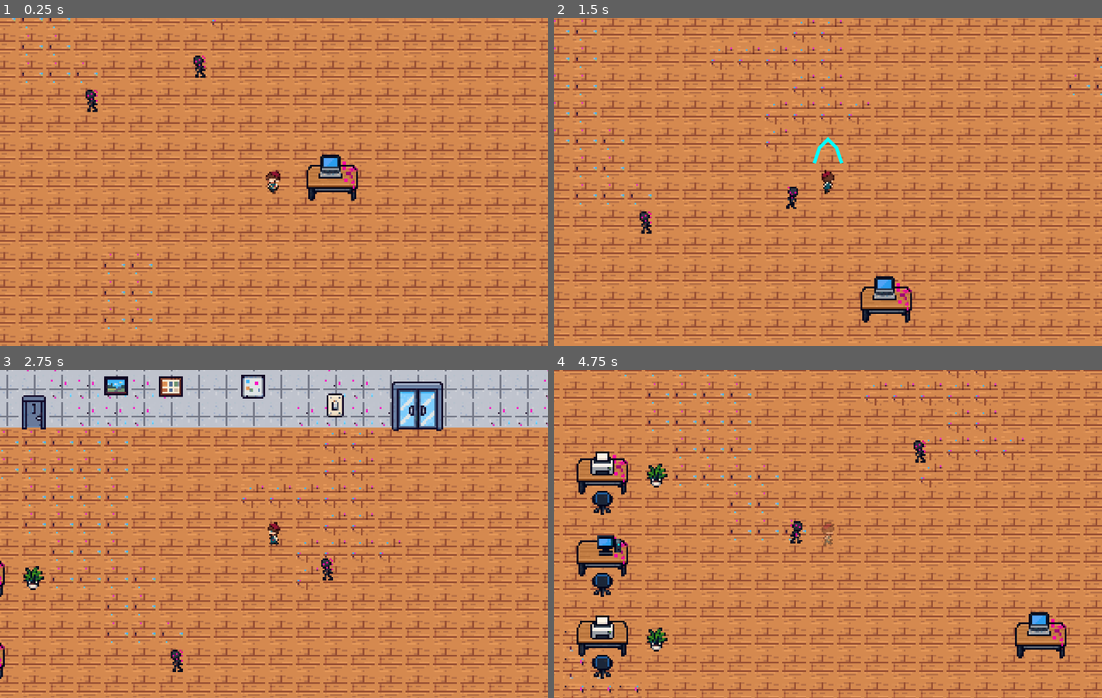
Above: before the commit, frames 1-4 (two rows, left to right).
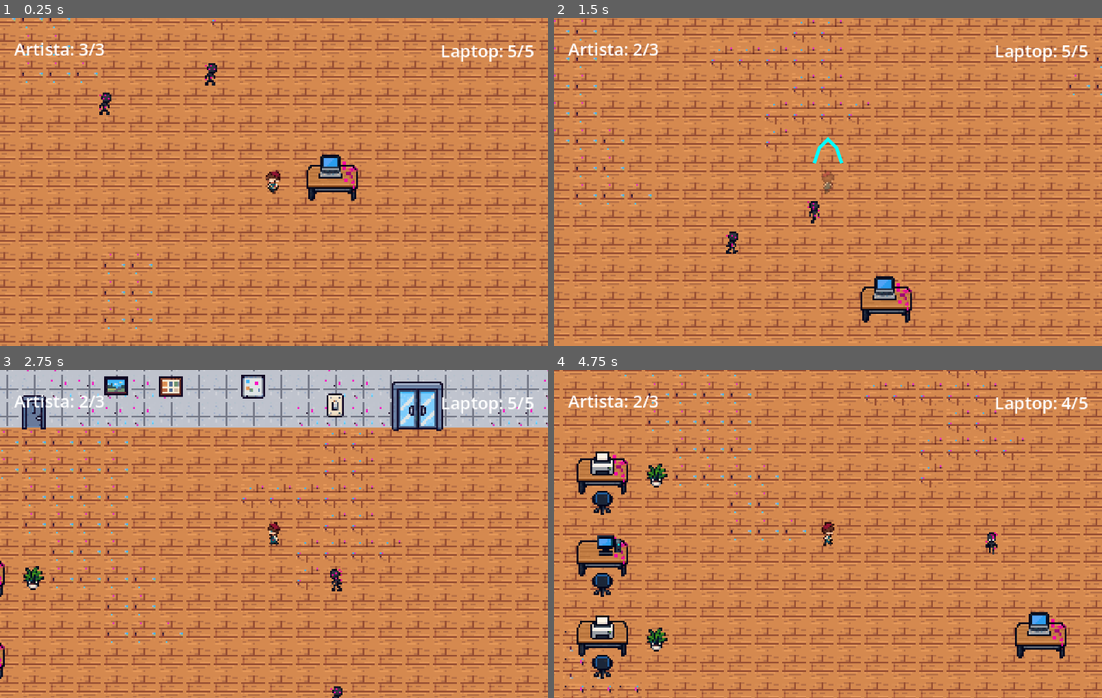
Above: after the commit, the same moments.

Repository: MatheusIoriFacina/Estudio-Pixel-Art-Corrompido
Game: Godot game, scene res://scenes/estudio.tscn
Two runs of this game, one before a commit and one after it. Both use one fixed random seed, a clock stepped at 60 frames per second and the inputs below.
Inputs:
- Up to frame 1 (0.25 s): no input
- Up to frame 2 (1.5 s): hold W (mover_cima) from 0.53 s (still down); tap Space (atacar) at 0.6, 1.35 s
- Up to frame 3 (2.75 s): release W (mover_cima) at 2.03 s; hold A (mover_esquerda) from 2.03 s (still down); tap Space (atacar) at 2.1 s
- Up to frame 4 (4.75 s): tap Space (atacar) at 2.85, 3.6, 4.35 s; release A (mover_esquerda) at 3.53 s; hold S (mover_baixo) 3.53-4.28 s; hold D (mover_direita) from 4.28 s (still down)

The runs differ from the first frame. In frame 1, 1.0% of the frame differs, in the area x 2-98%, y 7-30%; in frame 2, 1.1%, in the area x 2-98%, y 7-72%; in frame 3, 0.9%; in frame 4, 1.0%.

Commit message:
feat: adiciona inimigos e sistema de combate

Diff:
--- a/scenes/estudio.tscn
+++ b/scenes/estudio.tscn
@@ -1,5 +1,6 @@
 [gd_scene format=4 uid="uid://ci8lmol2m88t2"]
 
+[ext_resource type="Script" uid="uid://bpcggry4wk72v" path="res://scripts/estudio.gd" id="1_41w6c"]
 [ext_resource type="Texture2D" uid="uid://ix1e0rj6yn6n" path="res://assets/sprites/cenario.png" id="1_yfq87"]
 [ext_resource type="Texture2D" uid="uid://b8ykvtq06i2wm" path="res://assets/sprites/decoracoes.png" id="2_onkd6"]
 [ext_resource type="PackedScene" uid="uid://bici48or02gig" path="res://scenes/jogador.tscn" id="3_35g32"]
@@ -442,6 +443,7 @@
 
 [node name="Estudio" type="Node2D" unique_id=179109245]
 position = Vector2(0, 48)
+script = ExtResource("1_41w6c")
 
 [node name="Chao" type="TileMapLayer" parent="." unique_id=761759568]
 tile_map_data = PackedByteArray("AAAAAAAABAAAAAAAAAAAAAEABAAAAAAAAAAAAAIABAAAAAAAAAAAAAMABAAAAAAAAAAAAAQABAAAAAAAAAAAAA …(17200 unchanged characters)…
@@ -475,3 +477,31 @@
 
 [node name="Inimigo2" parent="." unique_id=1088361417 instance=ExtResource("5_21lwa")]
 position = Vector2(251, 123)
+
+[node name="HUD" type="CanvasLayer" parent="." unique_id=1445661724]
+
+[node name="VidaArtista" type="Label" parent="HUD" unique_id=203328606]
+offset_left = 8.0
+offset_top = 8.0
+offset_right = 148.0
+offset_bottom = 28.0
+theme_override_font_sizes/font_size = 10
+vertical_alignment = 1
+metadata/_edit_use_anchors_ = true
+
+[node name="VidaLaptop" type="Label" parent="HUD" unique_id=1445544021]
+offset_left = 172.0
+offset_top = 8.0
+offset_right = 312.0
+offset_bottom = 31.0
+theme_override_font_sizes/font_size = 10
+horizontal_alignment = 2
+vertical_alignment = 1
+metadata/_edit_use_anchors_ = true
+
+[node name="Mensagem" type="Label" parent="HUD" unique_id=1102254596]
+offset_right = 320.0
+offset_bottom = 192.0
+horizontal_alignment = 1
+vertical_alignment = 1
+metadata/_edit_use_anchors_ = true
--- a/scenes/laptop.tscn
+++ b/scenes/laptop.tscn
@@ -1,10 +1,38 @@
 [gd_scene format=3 uid="uid://iinwkepvbta1"]
 
+[ext_resource type="Script" uid="uid://u63umbvigkgm" path="res://scripts/laptop.gd" id="1_eqx3o"]
 [ext_resource type="Texture2D" uid="uid://b8ykvtq06i2wm" path="res://assets/sprites/decoracoes.png" id="1_io5yv"]
 
+[sub_resource type="RectangleShape2D" id="RectangleShape2D_e2ube"]
+size = Vector2(40, 40)
+
+[sub_resource type="GDScript" id="GDScript_l0riy"]
+script/source = "extends CollisionShape2D
+
+
+# Called when the node enters the scene tree for the first time.
+func _ready() -> void:
+	pass # Replace with function body.
+
+
+# Called every frame. 'delta' is the elapsed time since the previous frame.
+func _process(delta: float) -> void:
+	pass
+"
+
 [node name="Laptop" type="Node2D" unique_id=982802117]
+script = ExtResource("1_eqx3o")
 
 [node name="Sprite2D" type="Sprite2D" parent="." unique_id=472678711]
 texture = ExtResource("1_io5yv")
 region_enabled = true
 region_rect = Rect2(64, 16, 16, 16)
+
+[node name="AreaDano" type="Area2D" parent="." unique_id=1604597980]
+position = Vector2(0, 8)
+collision_layer = 0
+collision_mask = 8
+
+[node name="CollisionShape2D" type="CollisionShape2D" parent="AreaDano" unique_id=2089160457]
+shape = SubResource("RectangleShape2D_e2ube")
+script = SubResource("GDScript_l0riy")
--- /dev/null
+++ b/scripts/estudio.gd
@@ -0,0 +1,52 @@
+extends Node2D
+
+var acabou: bool = false
+
+@onready var jogador = $Jogador
+@onready var laptop = $Laptop
+
+@onready var texto_artista: Label = $HUD/VidaArtista
+@onready var texto_laptop: Label = $HUD/VidaLaptop
+@onready var mensagem: Label = $HUD/Mensagem
+
+
+func _ready() -> void:
+	jogador.vida_alterada.connect(_atualizar_artista)
+	laptop.vida_alterada.connect(_atualizar_laptop)
+
+	jogador.morreu.connect(
+		_encerrar.bind("VOCÊ MORREU")
+	)
+
+	laptop.destruido.connect(
+		_encerrar.bind("O LAPTOP FOI DESTRUIDO")
+	)
+
+	_atualizar_artista(jogador.vida_atual, jogador.vida_maxima)
+	_atualizar_laptop(laptop.vida_atual, laptop.vida_maxima)
+
+	mensagem.text = ""
+
+
+func _atualizar_artista(atual: int, maxima: int) -> void:
+	texto_artista.text = "Artista: %d/%d" % [atual, maxima]
+
+
+func _atualizar_laptop(atual: int, maxima: int) -> void:
+	texto_laptop.text = "Laptop: %d/%d" % [atual, maxima]
+
+
+func _encerrar(motivo: String) -> void:
+	if acabou:
+		return
+
+	acabou = true
+	jogador.encerrar()
+	get_tree().call_group("inimigos", "encerrar")
+
+	mensagem.text = motivo + "\nPressione CTRL + R para reiniciar."
+
+
+func _unhandled_input(event: InputEvent) -> void:
+	if acabou and event.is_action_pressed("reiniciar"):
+		get_tree().reload_current_scene()
--- /dev/null
+++ b/scripts/laptop.gd
@@ -0,0 +1,34 @@
+extends Node2D
+
+signal vida_alterada(atual: int, maxima: int)
+signal destruido
+
+@export var vida_maxima: int = 5
+
+var vida_atual: int
+
+
+func _ready() -> void:
+	add_to_group("laptop")
+	vida_atual = vida_maxima
+	$AreaDano.body_entered.connect(_ao_receber_contato)
+
+
+func _ao_receber_contato(corpo: Node2D) -> void:
+	if vida_atual <= 0 or not corpo.is_in_group("inimigos"):
+		return
+
+	if corpo.consumir():
+		receber_dano(1)
+
+
+func receber_dano(quantidade: int) -> void:
+	if vida_atual <= 0:
+		return
+
+	vida_atual = maxi(0, vida_atual - quantidade)
+	vida_alterada.emit(vida_atual, vida_maxima)
+
+	if vida_atual == 0:
+		$Sprite2D.modulate = Color.DIM_GRAY
+		destruido.emit()
Not shown, added: scripts/estudio.gd.uid
Not shown, added: scripts/laptop.gd.uid
